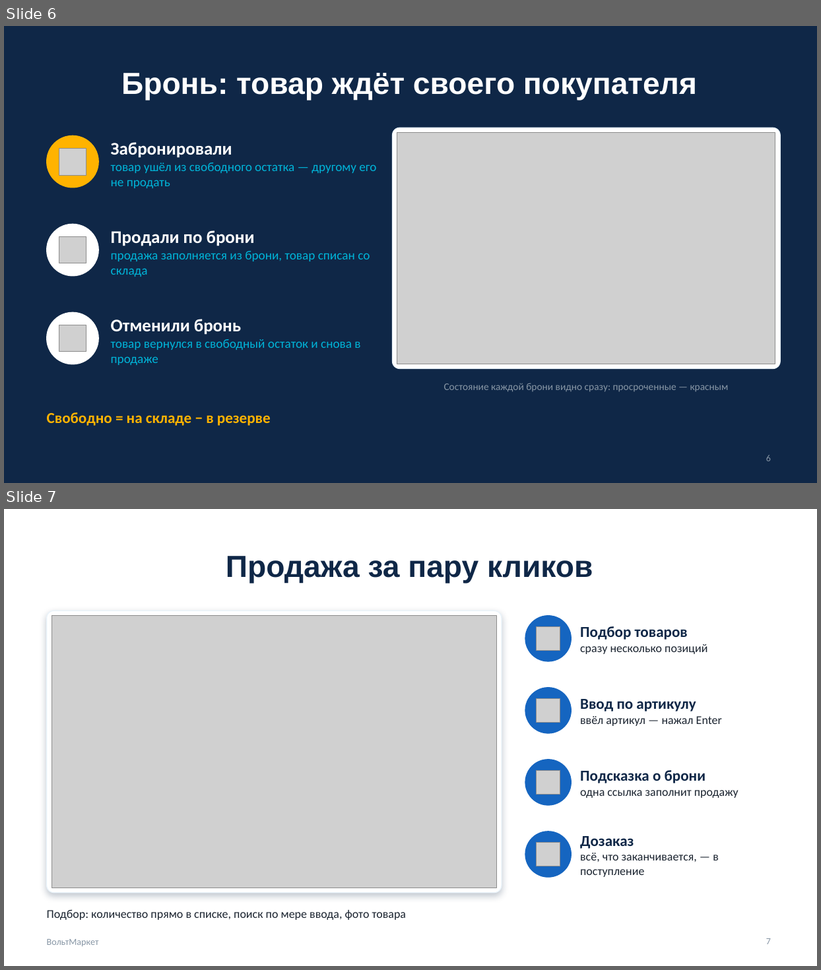
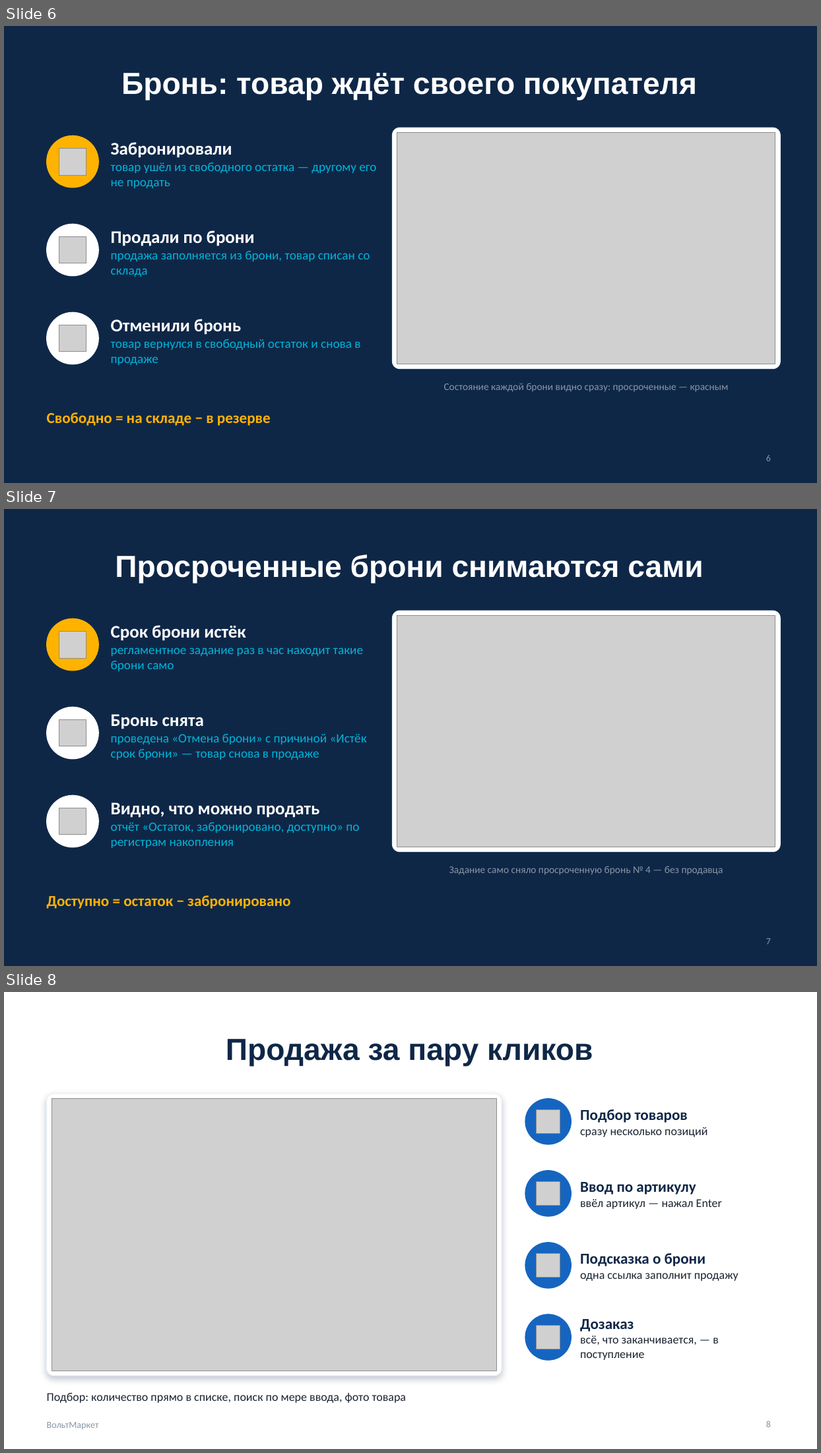
Before and after one commit to bluv4nul/ProjectsControl, a slide deck: Project-1/reports/2.6_Презентация.pptx. Shown one above the other, each under a label of ours: slides 6 and 7 before the commit, slides 6, 7 and 8 after it. The pictures are 821x970 and 821x1453 pixels, drawn with LibreOffice and Linux fonts; fonts in the diff are those of the drawing; grey boxes stand for pictures. Boxes give left, top, right and bottom in pixels: in the first picture for what was removed or moved away, otherwise in the second. Text is boxed around its words. In the diff, an @@ line names an element or a change of style, - is before the commit and + after.

```diff
--- a/Project-1/reports/2.6_Презентация.pptx
+++ b/Project-1/reports/2.6_Презентация.pptx
@@ slide 7 added at (4,509,817,966), background #0F2747 @@
@@ title added at (115,555,703,584), 36 pt, text #FFFFFF, bold @@
+Просроченные брони снимаются сами
@@ ellipse added at (47,619,98,671), fill #FFB300, outline #FFB300 1 pt @@
@@ text added at (111,625,364,671), 15 pt, text #00B4D8 @@
+Срок брони истёк
+регламентное задание раз в час находит такие брони само
@@ rounded rectangle added at (393,611,781,852), fill #FFFFFF, outline #EAF4FB 1 pt @@
@@ picture added at (397,616,776,847) @@
@@ picture added at (59,631,86,658) @@
@@ ellipse added at (47,707,98,759), fill #FFFFFF, outline #FFFFFF 1 pt @@
@@ picture added at (59,720,86,747) @@
@@ text added at (111,714,367,760), 15 pt, text #00B4D8 @@
+Бронь снята
+проведена «Отмена брони» с причиной «Истёк срок брони» — товар снова в продаже
@@ ellipse added at (47,795,98,848), fill #FFFFFF, outline #FFFFFF 1 pt @@
@@ text added at (111,803,359,848), 15 pt, text #00B4D8 @@
+Видно, что можно продать
+отчёт «Остаток, забронировано, доступно» по регистрам накопления
@@ picture added at (59,808,86,835) @@
@@ text added at (450,866,723,875), 12 pt, text #8796A5 @@
+Задание само сняло просроченную бронь № 4 — без продавца
@@ text added at (47,896,290,909), 18 pt, text #FFB300, bold @@
+Доступно = остаток − забронировано
@@ page number added at (766,939,771,945), 11 pt, text #8796A5 @@
+7
@@ what was slide 7 is now slide 8 @@
@@ page number at (766,1421,771,1428): text changed @@
-7
+8
```
Also in this commit, not shown: 2 slides changed, 12 other files.
